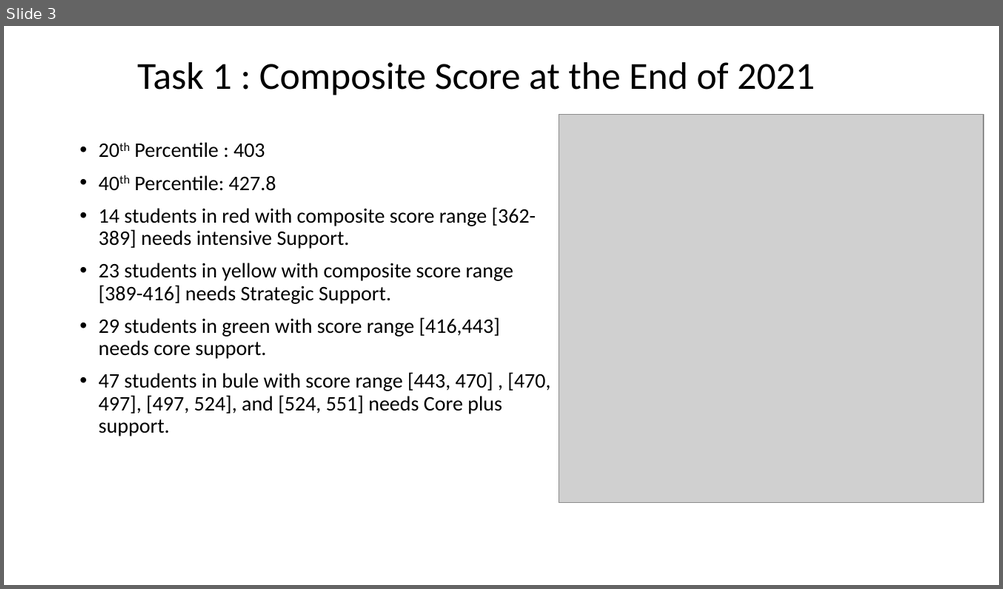
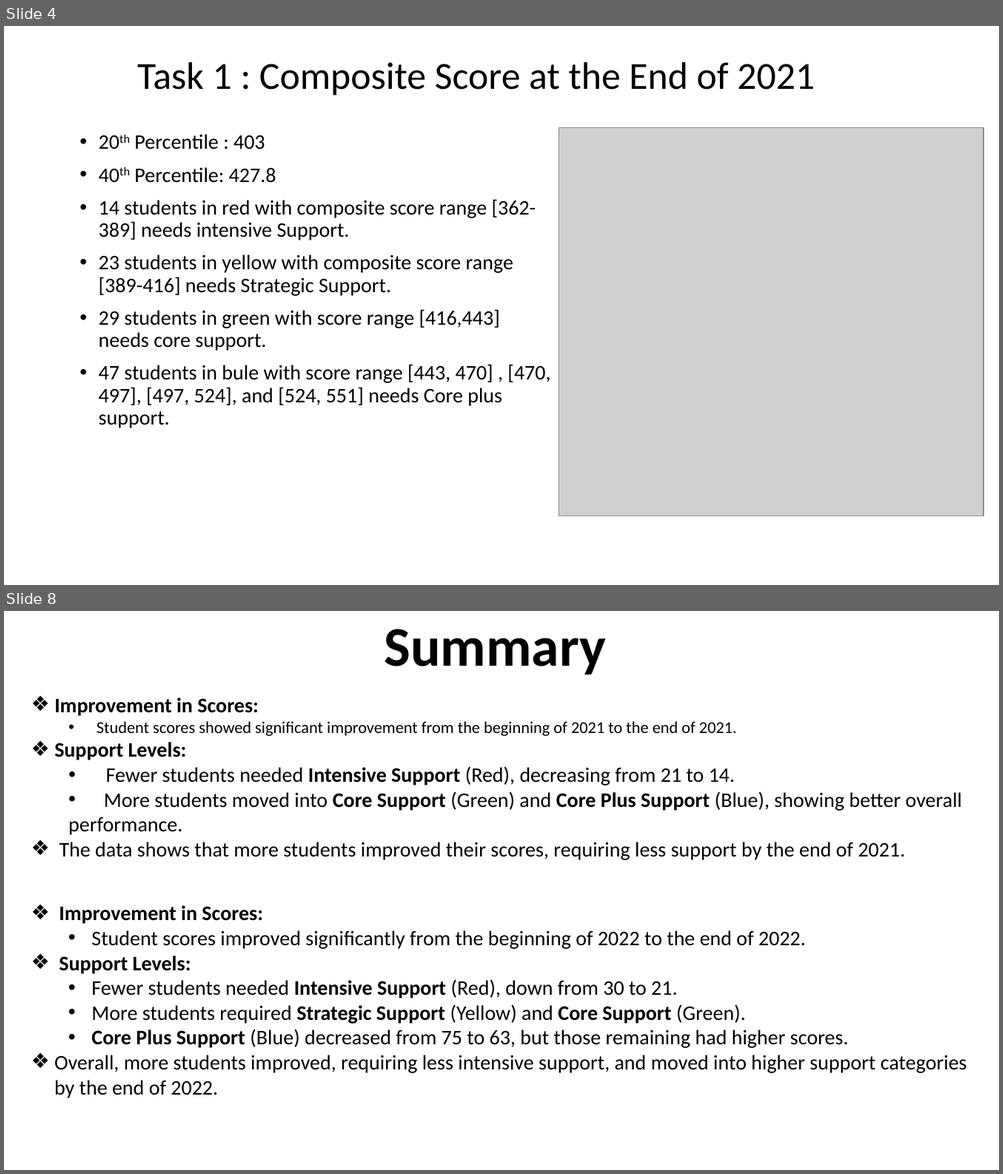
Before and after one commit to sirjanabhatta06/Southbridge-Public-Schools-Tasks, a slide deck: SirjanaBhatta-SouthbridgePublicSchools.pptx. Shown one above the other, each under a label of ours: slide 3 before the commit, slides 4 and 8 after it; the slides between them are not shown. The pictures are 1003x589 and 1003x1174 pixels, drawn with LibreOffice and Linux fonts; fonts in the diff are those of the drawing; grey boxes stand for pictures. Boxes give left, top, right and bottom in pixels: in the first picture for what was removed or moved away, otherwise in the second. Text is boxed around its words. In the diff, an @@ line names an element or a change of style, - is before the commit and + after.

```diff
--- a/SirjanaBhatta-SouthbridgePublicSchools.pptx
+++ b/SirjanaBhatta-SouthbridgePublicSchools.pptx
@@ slide 8 added at (x1=4, y1=611, x2=999, y2=1170), background #FFFFFF @@
@@ title added at (x1=384, y1=629, x2=606, y2=675), 54 pt, text #000000, bold @@
+Summary
@@ subtitle added at (x1=54, y1=698, x2=962, y2=860), 20 pt, text #000000 @@
+❖ Improvement in Scores:
+  • Student scores showed significant improvement from the beginning of 2021 to the end of 2021.
+❖ Support Levels:
+  • Fewer students needed Intensive Support (Red), decreasing from 21 to 14.
+  • More students moved into Core Support (Green) and Core Plus Support (Blue), showing better overall performance.
+❖ The data shows that more students improved their scores, requiring less support by the end of 2021.
@@ text added at (x1=54, y1=906, x2=967, y2=1099), 20 pt, text #000000 @@
+❖ Improvement in Scores:
+  • Student scores improved significantly from the beginning of 2022 to the end of 2022.
+❖ Support Levels:
+  • Fewer students needed Intensive Support (Red), down from 30 to 21.
+  • More students required Strategic Support (Yellow) and Core Support (Green).
+  • Core Plus Support (Blue) decreased from 75 to 63, but those remaining had higher scores.
+❖ Overall, more students improved, requiring less intensive support, and moved into higher support categories by the end of 2022.
@@ what was slide 3 is now slide 4 @@
@@ slide 4 changed as well @@
@@ text "20th Percentile : 403" moved from (x1=99, y1=142, x2=550, y2=437) to (x1=99, y1=134, x2=550, y2=429) @@
@@ picture moved from (x1=559, y1=115, x2=984, y2=503) to (x1=559, y1=127, x2=984, y2=516) @@
```
Also in this commit, not shown: 2 other slides changed, 5 other slides added, 1 other file.
